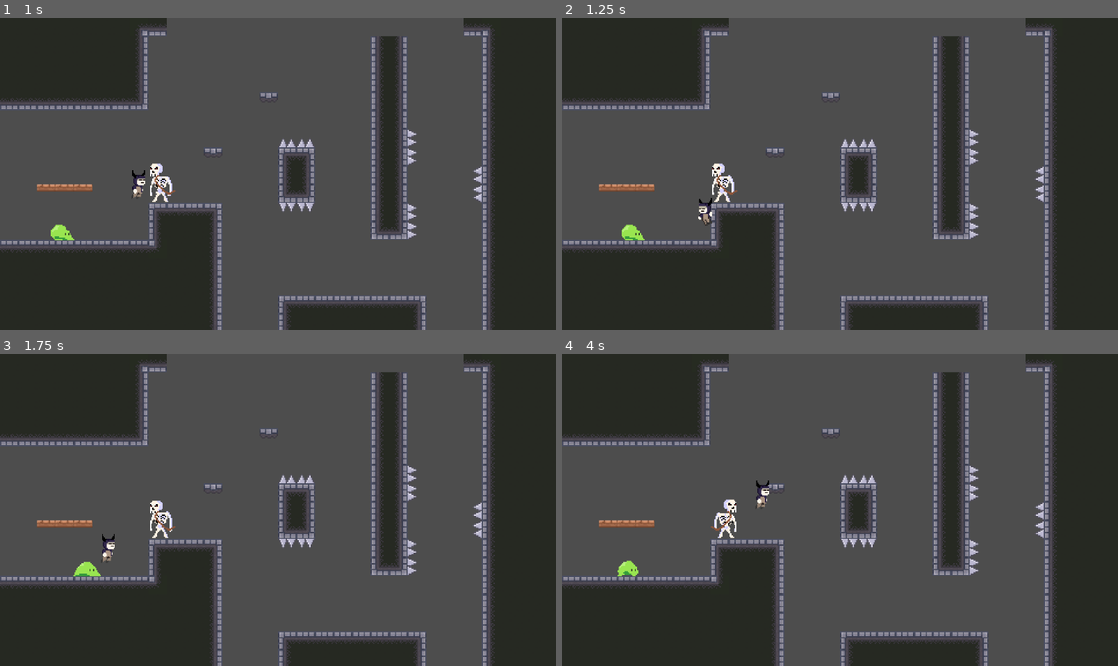
Above: before the commit, frames 1-4 (two rows, left to right).
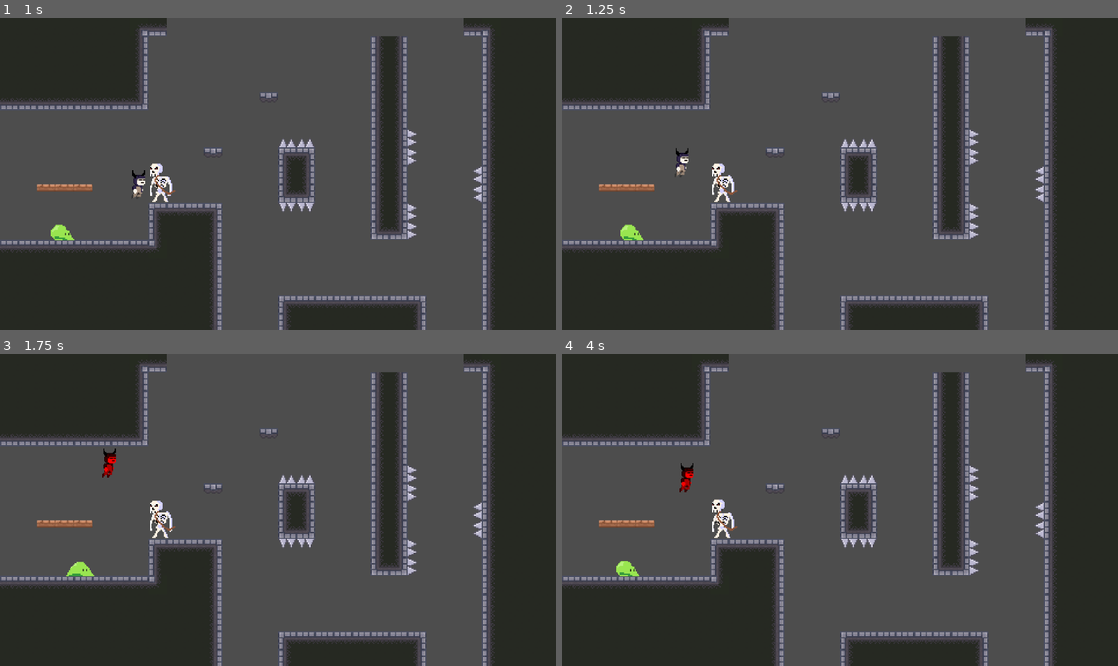
Above: after the commit, the same moments.

Repository: darwin712/RISE-UP
Game: Godot game, scene res://escenas/Salas/floor1/room_f_1_001.tscn
Same seed, same stepped clock (60 frames per second), same inputs: the game is played once before the commit and once after it.
Inputs:
- Up to frame 1 (1 s): tap Enter at 0.5 s; hold Right (Mover_derecha) from 0.53 s (still down); hold Z (Saltar) from 0.53 s (still down)
- Up to frame 2 (1.25 s): keep holding Right (Mover_derecha); keep holding Z (Saltar)
- Up to frame 3 (1.75 s): keep holding Right (Mover_derecha); release Z (Saltar) at 1.28 s; tap Down (agacharse) at 1.35 s; tap Z (Saltar) at 1.52, 1.55 s
- Up to frame 4 (4 s): tap Z (Saltar) at 1.82, 3.02, 3.05, 3.32 s; release Right (Mover_derecha) at 2.03 s; hold Left (Mover_izquierda) 2.03-2.78 s; hold Z (Saltar) 2.03-2.78 s; hold Right (Mover_derecha) from 2.78 s (still down); tap Down (agacharse) at 2.85 s; hold Z (Saltar) from 3.53 s (still down)

Frame 1 is identical in both runs. In frame 2, 0.3% of the frame differs, in the area x 10-27%, y 41-72%; in frame 3, 0.4%; in frame 4, 0.8%, in the area x 9-38%, y 34-72%.

Commit message:
Damage empuje y color
Ahora parpadea en rojo mientras eres invul y te emuja para atras

Diff:
--- a/escenas/reusos/jugadorScripts.gd
+++ b/escenas/reusos/jugadorScripts.gd
@@ -1,7 +1,7 @@
 extends CharacterBody2D
 
 var vida = 3
-var tiempo_invulnerable_ms = 1000
+var tiempo_invulnerable_ms = 1500
 var invulnerable_hasta = 0
 
 @onready var hurtbox: Area2D
@@ -20,6 +20,7 @@
 var last_wall: Vector2 = Vector2.ZERO
 var wall_normal
 @export var velocidadWalljump: Vector2 = Vector2(300.0, -350.0)
+@export var empujarDano: Vector2 = Vector2(150.0,-275.0)
 var agachado: bool
 
 
@@ -81,16 +82,42 @@
 	var ahora = Time.get_ticks_msec()
 	if ahora < invulnerable_hasta:
 		return
+
 	invulnerable_hasta = ahora + tiempo_invulnerable_ms
+
+	#empuje hacia atras
+	var direccion_x: float = 0.0
+	if velocity.x != 0:
+		direccion_x = sign(velocity.x)
+	else:
+		direccion_x = -1.0 if animacion.flip_h else 1.0
+
+
+	velocity.x = -direccion_x * empujarDano.x
+	velocity.y = empujarDano.y
+
+	cronoBloqueo = 0.5
+	#lo del jovan
 	vida -= 1
 	print("Ur life", vida)
 	if vida <= 0:
 		#Aca se reinicia
 		get_tree().reload_current_scene.call_deferred()
-
-func detectarObstaculoDano():
-	if hurtbox.has_overlapping_bodies():
-		respawn()
+	else:
+		parpadear_invulnerabilidad()
+
+func parpadear_invulnerabilidad() -> void:
+
+	while Time.get_ticks_msec() < invulnerable_hasta:
+		animacion.modulate = Color.RED
+		await get_tree().create_timer(0.1).timeout
+
+		animacion.modulate = Color.WHITE
+		await get_tree().create_timer(0.1).timeout
+	animacion.modulate = Color.WHITE
+
+
+
 
 func _physics_process(delta: float):
 	var direccion := Input.get_axis("Mover_izquierda", "Mover_derecha")
@@ -139,7 +166,7 @@
 		velocity = Vector2.ZERO
 		return
 	velocity += get_gravity() * delta
-	if !Input.is_action_pressed("Saltar") and velocity.y < 0:
+	if !Input.is_action_pressed("Saltar") and velocity.y < 0 and cronoBloqueo <= 0.0:
 		velocity.y = 0
 
 	#salto
